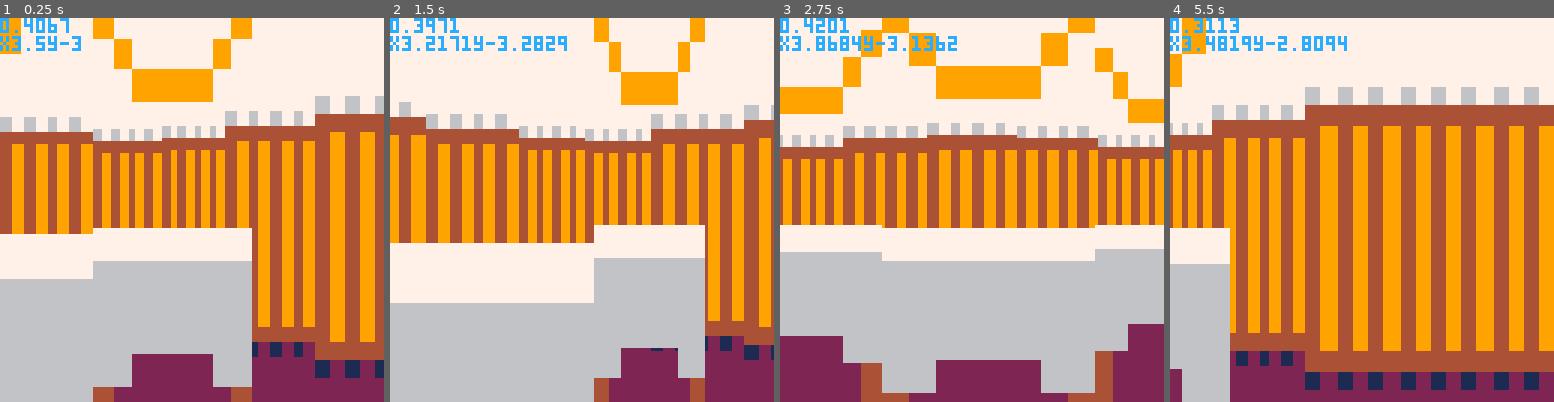
Above: before the commit, frames 1-4 (left to right).
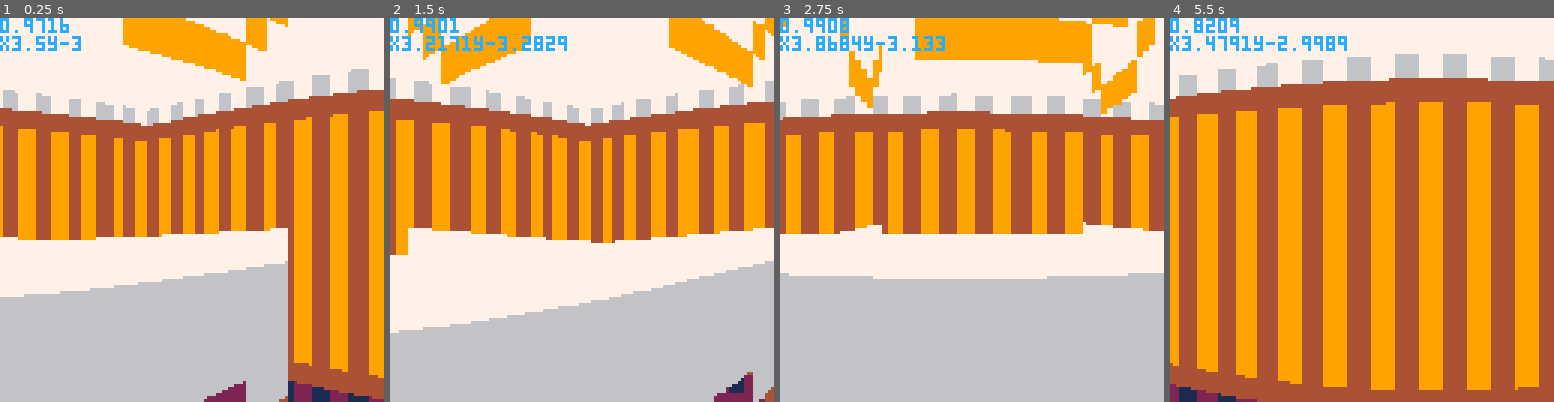
Above: after the commit, the same moments.

Repository: jcwilk/anx
Game: PICO-8 cartridge anx.p8
Same seed, same stepped clock (60 frames per second), same inputs: the game is played once before the commit and once after it.
Inputs:
- Up to frame 1 (0.25 s): no input
- Up to frame 2 (1.5 s): tap O (Z key) at 0.33, 0.7, 1.43 s; tap X (X key) at 1.07 s
- Up to frame 3 (2.75 s): hold Left 1.97-2.37 s; tap X (X key) at 2.07, 2.4, 2.73 s; tap O (Z key) at 2.22 s; hold Down from 2.42 s (still down)
- Up to frame 4 (5.5 s): release Down at 2.82 s; hold Right 2.87-3.53 s; tap X (X key) every 0.33 s from 3.07 to 5.4 s; tap O (Z key) at 3.1, 3.98, 4.87 s; hold Up 3.58-4.08 s; hold Right 4.13-4.53 s; hold Down 4.58-5.08 s; hold Left from 5.13 s (still down)

The runs differ from the first frame. In frame 1, 43% of the frame differs, in the area x 0-100%, y 0-100%; in frame 2, 46%; in frame 3, 49%; in frame 4, 57%.

Commit message:
Add raycast method function for drawing walls
Now sprite method is redundant, ideally repurpose raycasting for the 3d sprites

Added a dynamic render-width compensation for running out of render time

Currently the mobile sprites aren't rendered in order... again :'( TODO

Diff:
--- a/anx.p8
+++ b/anx.p8
@@ -210,9 +210,9 @@
   end
 end)()
 
-field_of_view=1/10 -- 36*
+field_of_view=1/8 -- 45*
 draw_distance=12
-height_scale=12 -- multiplier for something at distance of one after dividing by field of view
+height_scale=20 -- multiplier for something at distance of one after dividing by field of view
 height_ratio=0.6
 function draw_sprite(sprite_id,coords,bearing,reversed,flat)
   local rel_bearing_to_p=(player.coords-coords):tobearing()-bearing
@@ -229,14 +229,14 @@
   local width_vector=(bearing-.25):tovector()
   local left_coords=coords-width_vector/2
   local left_rel_bearing=(left_coords-player.coords):tobearing()-player.bearing
-  local vx=flr(((left_rel_bearing+.5).val-.5)/field_of_view*64+64)
+  local vx=flr(((left_rel_bearing+.5).val-.5)/field_of_view*2*64+64)
   if vx >= 128 then
     return
   end
 
   local right_coords=left_coords+width_vector
   local right_rel_bearing=(right_coords-player.coords):tobearing()-player.bearing
-  local width=flr(((right_rel_bearing+.5).val-.5)/field_of_view*64+64)-vx
+  local width=flr(((right_rel_bearing+.5).val-.5)/field_of_view*2*64+64)-vx
   if vx+width < 0 then
     return
   end
@@ -399,54 +399,186 @@
   end
 end)()
 
-function draw_walls()
-  local pv=player.bearing:tovector()
-  local next_col=makevec2d(flr(pv.y+0.5),-flr(pv.x+0.5))
-  local next_row
-  if abs(pv.x) > abs(pv.y) then
-    next_row=makevec2d(towinf(pv.x),0)
-  else
-    next_row=makevec2d(0,towinf(pv.y))
-  end
-
+
+function raycast_walls()
+  local pv
+  local slope
+  local seenwalls={}
+  local currx,curry,nextx,found,xdiff,ydiff,sprite_id,testy,testx,intx,inty
+  local cached_sprites={}
   wall_pool=make_pool()
-  local nearby_walls={}
-  local queue={{flr(player.coords.x+0.5)-next_row.x,flr(player.coords.y+0.5)-next_row.y}}
-  local qi=0
-  local seen_walls={}
-  seen_walls[queue[1][1]]={}
-  seen_walls[queue[1][1]][queue[1][2]]=true
-  local current_spot
-  local x,y,cx,cy
-  local sprite_id
-  local first=true
-  while qi < #queue do
-    qi+=1
-    cx=queue[qi][1]
-    cy=queue[qi][2]
-    sprite_id=mget(cx,-cy)
-    if not first and sprite_id > 0 then
-      current_spot=makevec2d(cx,cy)
-      add(nearby_walls,makewall(sprite_id,current_spot))
+  screenx=0
+  local alotted_time=.9-stat(1)
+  local start_time=stat(1)
+  while screenx<=127 do
+    draw_width=mid(1,5,flr((stat(1)-(screenx/127)*alotted_time+start_time)*20))
+    -- draw_width=screenx/127
+    -- draw_width=remaining_time/flr(stat(1)*3)+1
+  --for screenx=0,127,draw_width do
+    angle_offset=(screenx/127-.5)*field_of_view
+
+    pv=(player.bearing+angle_offset):tovector()
+    xdiff=towinf(pv.x)
+    ydiff=towinf(pv.y)
+    if abs(pv.x) < .001 then
+      slope = false
     else
-      first=false
-      for col=-2,2 do
-        x=cx+next_row.x+col*next_col.x
-        y=cy+next_row.y+col*next_col.y
-        seen_walls[x]=seen_walls[x] or {}
-        if not seen_walls[x][y] then
-          seen_walls[x][y]=true
-          if abs(x-player.coords.x)+abs(y-player.coords.y) < draw_distance then
-            add(queue,{x,y})
+      slope=pv.y/pv.x
+      slope_y_correction=player.coords.y-slope*player.coords.x
+    end
+    currx=round(player.coords.x)
+    curry=round(player.coords.y)
+    found=false
+    count=1
+    draw_stack={}
+    while not found and count <= draw_distance do
+      count+=1
+      reversed=false
+      if not slope then
+        curry+=ydiff
+        intx=player.coords.x
+        inty=curry-ydiff/2
+        if ydiff<0 then
+          reversed=true
+        end
+        --surface_fraction=(pv.x-.5)%1
+      else
+        nextx=currx+xdiff
+        testy=slope*(nextx-xdiff/2)+slope_y_correction
+        if round(testy) == curry then
+          currx=nextx
+          intx=currx-xdiff/2
+          inty=testy
+          if xdiff>0 then
+            reversed=true
           end
-        end
-      end
-    end
-  end
-  for i=#nearby_walls,1,-1 do
-    wall_pool.make(nearby_walls[i])
-  end
+        else
+          curry+=ydiff
+          intx=(curry-ydiff/2-slope_y_correction)/slope
+          inty=curry-ydiff/2
+          if ydiff<0 then
+            reversed=true
+          end
+        end
+      end
+
+      sprite_id=mget(currx,-curry)
+      if sprite_id > 0 then
+        if band(fget(sprite_id),1) == 0 then
+          found=true
+        end
+        add(draw_stack,{intx,inty,sprite_id,reversed})
+      end
+    end
+
+    for stack_i=#draw_stack,1,-1 do
+      intx=draw_stack[stack_i][1]
+      inty=draw_stack[stack_i][2]
+      sprite_id=draw_stack[stack_i][3]
+      reversed=draw_stack[stack_i][4]
+
+      pixel_col=flr(((intx+inty)%1)*8)
+      distance=makevec2d(intx-player.coords.x,inty-player.coords.y):tomagnitude()
+      height=2*height_scale/distance/field_of_view
+      screeny=64-height*(1-height_ratio)
+      spritex=8*(sprite_id%16)
+      spritey=8*flr(sprite_id/16)
+
+      if not cached_sprites[sprite_id] then
+        -- spritex=8*(sprite_id%16)
+        -- spritey=8*flr(sprite_id/16)
+        cached_sprites[sprite_id]={}
+        for cx=0,7 do
+          cached_sprites[sprite_id][cx]={}
+          for cy=0,15 do
+            cached_sprites[sprite_id][cx][cy]=sget(spritex+cx,spritey+cy)
+          end
+        end
+      end
+
+      for pixel_row=0,15 do
+        if reversed then
+          pixel_color=cached_sprites[sprite_id][7-pixel_col][pixel_row]
+        else
+          pixel_color=cached_sprites[sprite_id][pixel_col][pixel_row]
+        end
+        if pixel_color > 0 then
+          rectfill(screenx,flr(screeny+pixel_row*height/16),screenx+draw_width-1,flr(screeny+(pixel_row+1)*height/16)-1,pixel_color)
+        end
+        --sspr(spritex+pixel_col,spritey+pixel_row,1,1,screenx,screeny+pixel_row*height/16,1,ceil(height/16))
+        --row_height=
+      end
+
+      --sspr(spritex+pixel_col,spritey,1,16,screenx,screeny,draw_width,height)
+
+      -- seenwalls[currx] = seenwalls[currx] or {}
+      -- if not seenwalls[currx][curry] then
+      --   seenwalls[currx][curry] = sprite_id
+      --   wall_pool.make(makewall(sprite_id,makevec2d(currx,curry)))
+      -- end
+    end
+
+    screenx+=draw_width
+  end
+  -- spr(0,round(player.coords.x)*8,-round(player.coords.y)*8)
+  -- for x,arr in pairs(seenwalls) do
+  --   for y,sprite_id in pairs(arr) do
+  --     if sprite_id == 0 then
+  --       sprite_id=3
+  --     end
+  --     spr(sprite_id,x*8,-y*8)
+  --   end
+  -- end
 end
+
+-- function draw_walls()
+--   local pv=player.bearing:tovector()
+--   local next_col=makevec2d(flr(pv.y+0.5),-flr(pv.x+0.5))
+--   local next_row
+--   if abs(pv.x) > abs(pv.y) then
+--     next_row=makevec2d(towinf(pv.x),0)
+--   else
+--     next_row=makevec2d(0,towinf(pv.y))
+--   end
+
+--   wall_pool=make_pool()
+--   local nearby_walls={}
+--   local queue={{flr(player.coords.x+0.5)-next_row.x,flr(player.coords.y+0.5)-next_row.y}}
+--   local qi=0
+--   local seen_walls={}
+--   seen_walls[queue[1][1]]={}
+--   seen_walls[queue[1][1]][queue[1][2]]=true
+--   local current_spot
+--   local x,y,cx,cy
+--   local sprite_id
+--   local first=true
+--   while qi < #queue do
+--     qi+=1
+--     cx=queue[qi][1]
+--     cy=queue[qi][2]
+--     sprite_id=mget(cx,-cy)
+--     if not first and sprite_id > 0 then
+--       current_spot=makevec2d(cx,cy)
+--       add(nearby_walls,makewall(sprite_id,current_spot))
+--     else
+--       first=false
+--       for col=-2,2 do
+--         x=cx+next_row.x+col*next_col.x
+--         y=cy+next_row.y+col*next_col.y
+--         seen_walls[x]=seen_walls[x] or {}
+--         if not seen_walls[x][y] then
+--           seen_walls[x][y]=true
+--           if abs(x-player.coords.x)+abs(y-player.coords.y) < draw_distance then
+--             add(queue,{x,y})
+--           end
+--         end
+--       end
+--     end
+--   end
+--   for i=#nearby_walls,1,-1 do
+--     wall_pool.make(nearby_walls[i])
+--   end
+-- end
 
 mobile_pool = make_pool()
 wall_pool = make_pool()
@@ -523,17 +655,18 @@
   local fog_height=height_scale*2/draw_distance/field_of_view
   rectfill(0,64-fog_height*(1-height_ratio),127,64+fog_height*height_ratio,1)
   --draw_stars()
-  draw_walls()
-  wall_pool:sort_by(sort_by_distance)
+  --draw_walls()
+  raycast_walls()
+  --wall_pool:sort_by(sort_by_distance)
   mobile_pool:sort_by(sort_by_distance)
   all_pool=mobile_pool:zip_with(wall_pool)
-  all_pool=wall_pool:zip_with(mobile_pool)
-  all_pool:each(function(m)
+  --all_pool=wall_pool:zip_with(mobile_pool)
+  -- all_pool:each(function(m)
+  --   m:draw()
+  -- end)
+  mobile_pool:each(function(m)
     m:draw()
   end)
-  -- mobile_pool:each(function(m)
-  --   m:draw()
-  -- end)
   -- wall_pool:each(function(m)
   --   m:draw()
   -- end)
@@ -677,7 +810,7 @@
 00000000000000000000000000000000000000000000000000000000000000000000000000000000000000000000000000000000000000000000000000000000
 
 __gff__
-0000000000000000000000000000000000000000000000000000000000000000000000000000000000000000000000000000000000000000000000000000000000000000000000000000000000000000000000000000000000000000000000000000000000000000000000000000000000000000000000000000000000000000
+0000000001000000000000000000000000000000000000000000000000000000000000000000000000000000000000000000000000000000000000000000000000000000000000000000000000000000000000000000000000000000000000000000000000000000000000000000000000000000000000000000000000000000
 0000000000000000000000000000000000000000000000000000000000000000000000000000000000000000000000000000000000000000000000000000000000000000000000000000000000000000000000000000000000000000000000000000000000000000000000000000000000000000000000000000000000000000
 __map__
 0202020202020202020202020202020200000000000000000000000000000000000000000000000000000000000000000000000000000000000000000000000000000000000000000000000000000000000000000000000000000000000000000000000000000000000000000000000000000000000000000000000000000000
